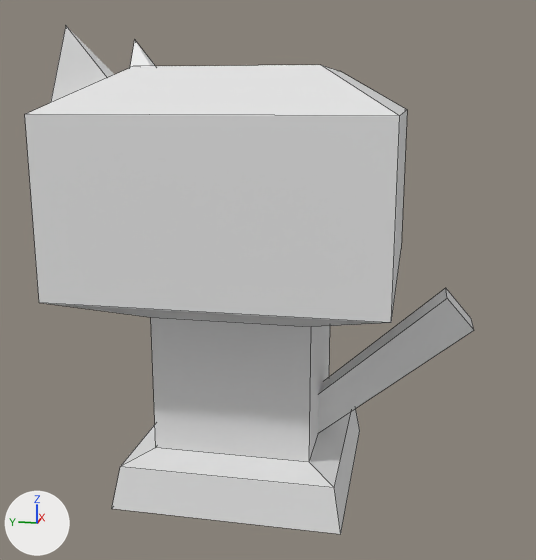
One commit to the Blender file Modelos_Blender/Ficheros_Blend/Dispensador/Dispensador.blend: the scene before it, then after it.
One viewpoint serves both versions: a 50 mm camera at (-1.599, -0.367, 0.863) aimed at (-0.016, -0.05, 0.468). Lighting does not change. The marker at lower left points along +X, +Y and +Z. The first picture is the older version. Mesh edges are drawn as thin lines. Materials are left out; every surface is plain grey.

Names of what the first picture shows: 'Dispensador'.
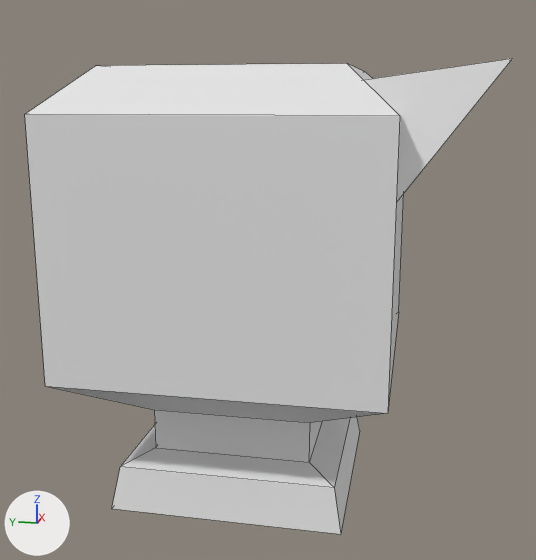
The change, as a diff of the scene's bpy script:
```diff
--- a/Modelos_Blender/Ficheros_Blend/Dispensador/Dispensador.blend.py
+++ b/Modelos_Blender/Ficheros_Blend/Dispensador/Dispensador.blend.py
@@ me_cube_001 @@
 # used by ob_dispensador; location = (0.0, 0.0, 0.0)
 # verts and faces of me_cube_001; kept vertices keep their numbers, new ones are numbered from 46
 # before: 15 (-0.182, -0.182, 0.922) at pixel (320, 64), 17 (-0.334, -0.334, 0.481) at pixel (391, 322), 18 (-0.334, 0.334, 0.481) at pixel (39, 302), 22 (0.171, 0.171, 0.413), 23 (0.171, -0.171, 0.413)
 # before: 25 (-0.171, 0.171, 0.413) at pixel (150, 317), 26 (-0.171, -0.171, 0.413) at pixel (311, 326), 27 (0.182, -0.182, 0.922) at pixel (340, 71), 29 (0.182, 0.182, 0.922), 30 (-0.182, 0.182, 0.922) at pixel (133, 66)
 # before: 31 (0.334, 0.334, 0.481), 32 (0.334, -0.334, 0.481) at pixel (401, 248)
-me_cube_001.from_pydata(...)  # 46 vertices, 36 faces; spans x -0.334..0.334, y -0.499..0.334, z 0.0..0.999
+me_cube_001.from_pydata(...)  # 36 vertices, 31 faces; spans x -0.334..0.334, y -0.515..0.334, z 0.0..0.927
+# me_cube_001 part 1: the loose piece of 8 vertices spanning x -0.045..0.045, y -0.499..-0.113, z 0.108..0.454 is deleted
+# me_cube_001 part 2: the loose piece of 5 vertices spanning x 0.07..0.295, y 0.158..0.317, z 0.804..0.999 is deleted
+# me_cube_001 part 3: the loose piece of 5 vertices spanning x -0.295..-0.07, y 0.158..0.317, z 0.804..0.999 is deleted
+# me_cube_001 part 4
+for i in [17, 18, 31, 32]: verts[i] += (0.0, 0.0, -0.171)
+for i in [22, 23, 25, 26]: verts[i] += (0.0, 0.0, -0.21)
+verts[27] = (0.236, -0.236, 0.922)  # moved, pixel (365, 72)
+verts[29] = (0.236, 0.236, 0.922)  # moved
+verts[15] = (-0.236, -0.236, 0.922)  # moved, pixel (346, 63)
+verts[30] = (-0.236, 0.236, 0.922)  # moved, pixel (95, 65)
+verts[46] = (-0.26, -0.137, 0.875)
+verts[47] = (-0.04, -0.262, 0.722)
+verts[48] = (-0.32, -0.29, 0.629)
+verts[49] = (-0.239, -0.515, 0.927)  # pixel (512, 58)
+verts[50] = (0.26, -0.137, 0.875)
+verts[51] = (0.04, -0.262, 0.722)
+verts[52] = (0.32, -0.29, 0.629)
+verts[53] = (0.239, -0.515, 0.927)
+faces += [(46, 49, 47), (47, 49, 48), (46, 48, 49), (50, 51, 53), (51, 52, 53), (50, 53, 52)]
```

Where the change shows, as pixel boxes (x1, y1, x2, y2) in the pictures (536 x 560 px):
'Dispensador', reshaped (8% wider, 6% shorter): before (25, 26, 474, 534); after (25, 59, 512, 534)
part 1 of me_cube_001, deleted: before (318, 288, 474, 433)
part 2 of me_cube_001, deleted: before (130, 40, 155, 68)
part 3 of me_cube_001, deleted: before (51, 26, 115, 103)
part 4 of me_cube_001, built on: before (25, 65, 407, 462); after (25, 59, 512, 462)
